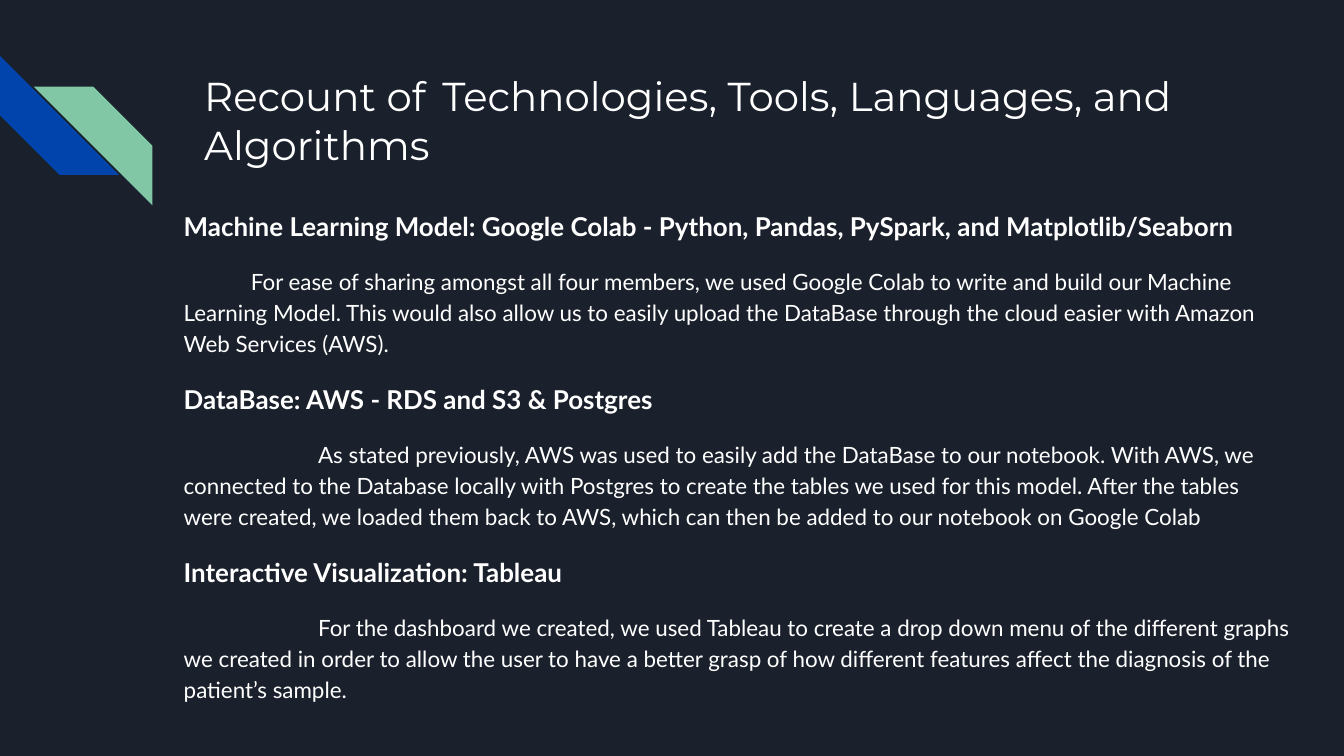
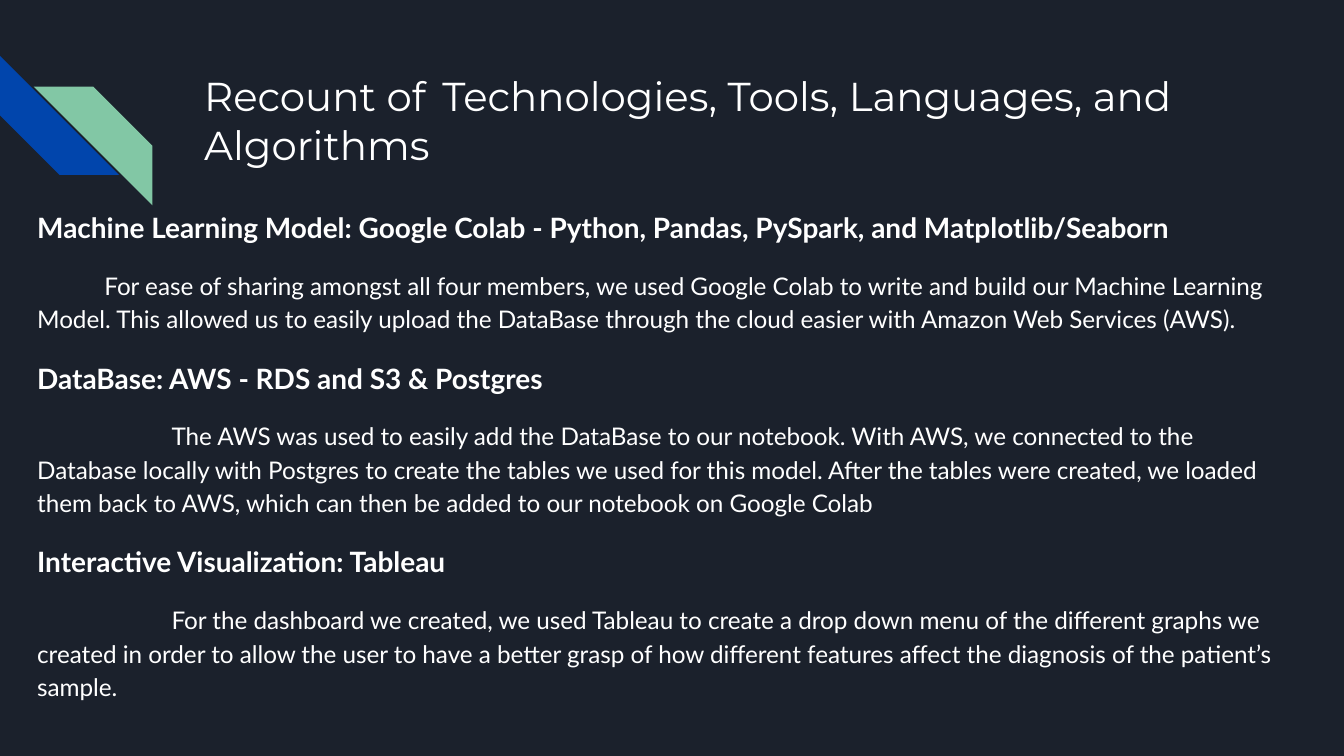
Before and after one commit to brojas12/Group_Project_4, a slide deck: slide 6 of Predicting the Presence of Cancer in Breast Cancer Cells.pptx. Drawn at 1344x756 pixels with LibreOffice and Linux fonts; fonts in the diff are those of the drawing. Boxes give left, top, right and bottom in pixels: in the first picture for what was removed or moved away, otherwise in the second. Text is boxed around its words. In the diff, an @@ line names an element or a change of style, - is before the commit and + after.

Commit message:
adding more slides and updates

```diff
--- a/Predicting the Presence of Cancer in Breast Cancer Cells.pptx
+++ b/Predicting the Presence of Cancer in Breast Cancer Cells.pptx
@@ text "Machine Learning Model: Google Colab ...": place and size @@
-text "Machine Learning Model: Google Colab ..." at (184,216,1289,702)
+text "Machine Learning Model: Google Colab ..." at (37,217,1271,700)
@@ text at (37,217,1271,700): size 13.9 to 15 pt in "Machine Learning Model: Google Colab - Python, ...", "DataBase: AWS - RDS and S3 & ...", "Interactive Visualization: Tableau"; size 12 to 13 pt in "For the dashboard we created, we used ..." @@
@@ text at (37,277,1263,333): text changed; size 12 to 13 pt @@
-For ease of sharing amongst all four members, we used Google Colab to write and build our Machine Learning Model. This would also allow us to easily upload the DataBase through the cloud easier with Amazon Web Services (AWS).
+For ease of sharing amongst all four members, we used Google Colab to write and build our Machine Learning Model. This allowed us to easily upload the DataBase through the cloud easier with Amazon Web Services (AWS).
@@ text at (37,427,1256,517): text changed; size 12 to 13 pt @@
-As stated previously, AWS was used to easily add the DataBase to our notebook. With AWS, we connected to the Database locally with Postgres to create the tables we used for this model. After the tables were created, we loaded them back to AWS, which can then be added to our notebook on Google Colab
+The AWS was used to easily add the DataBase to our notebook. With AWS, we connected to the Database locally with Postgres to create the tables we used for this model. After the tables were created, we loaded them back to AWS, which can then be added to our notebook on Google Colab
```
Also in this commit, not shown: 3 other slides changed, 4 slides added, 2 slides removed.
